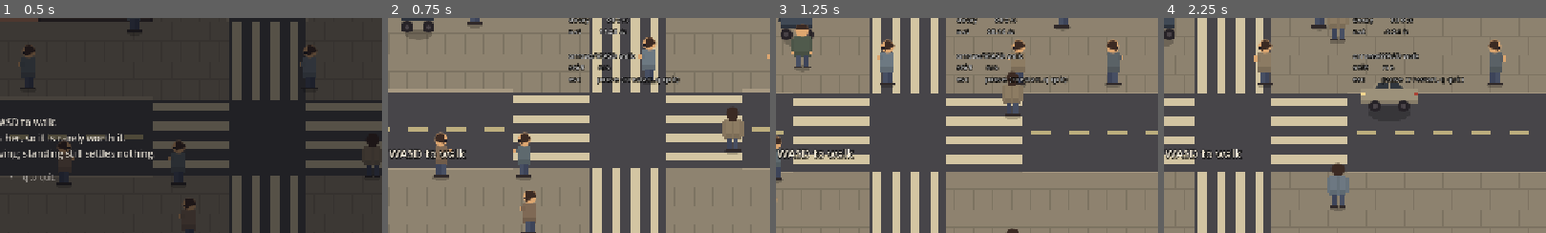
Above: before the commit, frames 1-4 (left to right).
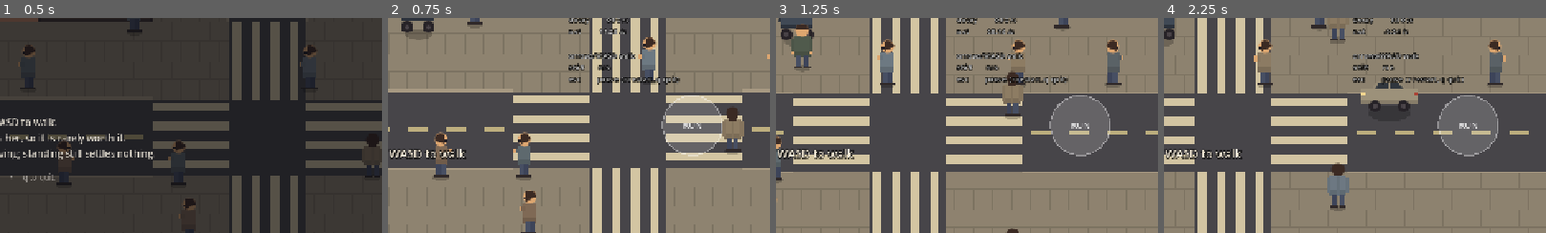
Above: after the commit, the same moments.

Repository: JosuaKrause/nappy
Game: Godot game, scene res://scenes/main.tscn
The game is run twice, just before and just after one commit, with the same random seed, the same clock (stepped at 60 frames per second) and the same inputs.
Inputs (mouse positions are % of the whole screen's width and height, from its top left):
- Up to frame 1 (0.5 s): no input
- Up to frame 2 (0.75 s): tap Enter (ui_accept) at 0.5 s; move the mouse to (72, 45) at 0.52 s; hold Right (move_right) from 0.53 s (still down); hold Shift (run) from 0.53 s (still down); click (72, 45) at 0.67 s
- Up to frame 3 (1.25 s): keep holding Right (move_right); keep holding Shift (run); tap Enter (ui_accept) at 0.77 s
- Up to frame 4 (2.25 s): release Right (move_right) at 1.25 s; release Shift (run) at 1.25 s; drag from (30, 55) to (45, 70) at 1.27 s; move the mouse to (60, 28) at 2.02 s; hold Right (move_right) from 2.03 s (still down); hold P (snapshot) from 2.03 s (still down)
The pictures show only the part of the screen within x 50-100%, y 44-94%; the shares and areas given below are measured in that part.

Frame 1 is identical in both runs. In frame 2, 2.2% of the frame differs, in the area x 71-88%, y 36-65%; in frame 3, 3.4%; in frame 4, 3.4%.

Commit message:
A held run button, and never a stick threshold
Stroller moves toward input_dir * top_speed with the stick's raw deflection, so a partly
pushed stick is already a slower walk -- deriving "running" from a threshold on that same
push would turn the one deliberate act in the game into a gradient a thumb crosses by
accident. Running stays a separate, held button, exactly as Shift already is.

The run button is planted at the mirror position of the stick -- same height, opposite side
of the screen (RUN_CENTRE at (1150, 500) against STICK_CENTRE at (130, 500), both in the
HUD's 1280x720 space) -- and tracked by its own touch index, independent of whichever finger
is on the stick. That is what "holdable while the other thumb steers" actually requires: not
a bigger deadzone, but a button that was never reachable by the same finger doing the
steering in the first place. tools/shot.sh confirms both sit clear of the meters, the
walking lesson and the debug readout with a day actually running.

It shares the stick's shutdown path: TouchControls._release_all() now also releases "run",
so a thumb still on the button when the tree pauses does not run the whole of tomorrow's
opening stride for free.

Co-Authored-By: Claude Opus 5 <noreply@anthropic.com>
Claude-Session: https://claude.ai/code/session_013HH74PrqD79o9NJHcn16EM

Diff:
--- a/src/ui/touch_controls.gd
+++ b/src/ui/touch_controls.gd
@@ -1,17 +1,25 @@
 class_name TouchControls
 extends Control
-## The on-screen stick that makes movement playable with a thumb.
+## The on-screen stick and run button that make the game playable with a thumb.
 ##
-## It presses the same two actions a keyboard does — `Input.action_press("move_left", strength)`
-## and its three siblings — so `Stroller`'s own `Input.get_vector("move_left", "move_right",
-## "move_up", "move_down")` never has to learn where the vector came from. It is already analogue
-## with a 0.2 deadzone in the input map, so a partial deflection is a slower walk exactly the way a
-## half-pressed key never was and a half-tilted stick already is.
+## Both press the same actions a keyboard does — `Input.action_press("move_left", strength)` and
+## its three siblings for the stick, `"run"` held for the button — so `Stroller`'s own
+## `Input.get_vector("move_left", "move_right", "move_up", "move_down")` and
+## `Input.is_action_pressed("run")` never have to learn where either came from. The stick is
+## already analogue with a 0.2 deadzone in the input map, so a partial deflection is a slower walk
+## exactly the way a half-pressed key never was and a half-tilted stick already is.
+##
+## **Running is never the far end of the stick's own push, on purpose.** `Stroller` moves toward
+## `input_dir * top_speed` with the *raw* vector, so a stick threshold would make the one
+## deliberate act in the game — the run key, held — into a gradient a thumb could cross by
+## accident. It is a separate button instead, exactly as `Shift` already is, planted on the
+## opposite side of the screen from the stick: the two are read from independent touch indices, so
+## a thumb steering the stick never has to cross the one holding the button down, and vice versa.
 ##
 ## Drawn overlaying the city rather than in a letterbox bar, because a letterbox bar is outside the
 ## drawable viewport — the two meter bars and the optional goal already occupy the bottom-left and
-## bottom-centre of the HUD, so the stick sits above the meters rather than beside them, out of the
-## way of both.
+## bottom-centre of the HUD, so the stick sits above the meters and the button sits at the matching
+## height on the right, out of the way of both.
 ##
 ## Shown only on a touch device (`TouchInput.available()`) and only while a day is actually being
 ## walked. `get_tree().paused` is the one fact the title screen, the pause and the between-days
@@ -36,12 +44,25 @@
 ## 280px-wide column) rather than beside them, and on the same side a left thumb rests on.
 const STICK_CENTRE := Vector2(130.0, 500.0)
 
+const RUN_RADIUS := 50.0
+## As generous as the stick's own catch radius, for the same reason: a thumb does not land on a
+## button to the pixel.
+const RUN_CATCH_RADIUS := 76.0
+## The mirror of `STICK_CENTRE` — same height, the opposite side of the screen, far enough from the
+## HUD's own `Teach` label (centred, 380px to 900px wide in the same space) that neither the
+## walking lesson nor the optional-goal line ever falls under it.
+const RUN_CENTRE := Vector2(1150.0, 500.0)
+
 var _touch := TouchInput.available()
 
 ## The touch index currently driving the stick, or -1 when nothing is.
 var _stick_touch := -1
 ## Current deflection, each axis in [-1, 1]. `Vector2.ZERO` is centred.
 var _stick_vector := Vector2.ZERO
+## The touch index currently holding the run button, or -1 when nothing is. Tracked independently
+## of the stick's own index, since the whole point of a separate button is that both can be down
+## together.
+var _run_touch := -1
 
 func _ready() -> void:
 	process_mode = Node.PROCESS_MODE_ALWAYS
@@ -70,11 +91,19 @@
 		if _stick_touch == -1 and event.position.distance_to(STICK_CENTRE) <= STICK_CATCH_RADIUS:
 			_stick_touch = event.index
 			_update_stick(event.position)
+		elif _run_touch == -1 and event.position.distance_to(RUN_CENTRE) <= RUN_CATCH_RADIUS:
+			_run_touch = event.index
+			Input.action_press(&"run", 1.0)
+			queue_redraw()
 		return
 	if event.index == _stick_touch:
 		_stick_touch = -1
 		_stick_vector = Vector2.ZERO
 		_apply_stick()
+		queue_redraw()
+	elif event.index == _run_touch:
+		_run_touch = -1
+		Input.action_release(&"run")
 		queue_redraw()
 
 func _on_drag(event: InputEventScreenDrag) -> void:
@@ -106,22 +135,39 @@
 		Input.action_release(negative)
 		Input.action_release(positive)
 
-## Lets go of everything this node might be holding down. Called whenever the stick goes
+## Lets go of everything this node might be holding down. Called whenever the controls go
 ## invisible, for whatever reason, so a finger caught mid-gesture by a pause or a day ending never
-## leaves a direction pressed into the day that follows.
+## leaves a direction — or the run key — pressed into the day that follows.
 func _release_all() -> void:
 	_stick_touch = -1
 	_stick_vector = Vector2.ZERO
+	_run_touch = -1
 	Input.action_release(&"move_left")
 	Input.action_release(&"move_right")
 	Input.action_release(&"move_up")
 	Input.action_release(&"move_down")
+	Input.action_release(&"run")
 
 func _draw() -> void:
 	if not visible:
 		return
+	_draw_stick()
+	_draw_run_button()
+
+func _draw_stick() -> void:
 	draw_circle(STICK_CENTRE, STICK_RADIUS, Color(1.0, 1.0, 1.0, 0.16))
 	draw_arc(STICK_CENTRE, STICK_RADIUS, 0.0, TAU, 32, Color(1.0, 1.0, 1.0, 0.4), 2.0)
 	var knob := STICK_CENTRE + _stick_vector * STICK_RADIUS
 	var held := _stick_touch != -1
 	draw_circle(knob, STICK_KNOB_RADIUS, Color(1.0, 1.0, 1.0, 0.42 if held else 0.28))
+
+func _draw_run_button() -> void:
+	var held := _run_touch != -1
+	draw_circle(RUN_CENTRE, RUN_RADIUS, Color(1.0, 1.0, 1.0, 0.32 if held else 0.16))
+	draw_arc(RUN_CENTRE, RUN_RADIUS, 0.0, TAU, 32, Color(1.0, 1.0, 1.0, 0.4), 2.0)
+	var label := "RUN"
+	var font := ThemeDB.fallback_font
+	var font_size := 15
+	var width := font.get_string_size(label, HORIZONTAL_ALIGNMENT_LEFT, -1, font_size).x
+	draw_string(font, RUN_CENTRE + Vector2(-width * 0.5, font_size * 0.35), label,
+			HORIZONTAL_ALIGNMENT_LEFT, -1, font_size, Color(1.0, 1.0, 1.0, 0.8))
--- a/tests/test_touch.gd
+++ b/tests/test_touch.gd
@@ -1,7 +1,7 @@
 extends RefCounted
-## The on-screen stick, and the two things a screenshot cannot show: that it disappears on the
-## platforms and the screens it must, and that a finger on it presses the same actions a keyboard
-## does.
+## The on-screen stick and run button, and the two things a screenshot cannot show: that they
+## disappear on the platforms and the screens they must, and that a finger on either presses the
+## same actions a keyboard does.
 ##
 ## `_touch` is read once into a member exactly the way `QuitOption.available()` and `hud._debug`
 ## are — a headless test process is never a touch device, so a gate asked of `TouchInput` at each
@@ -14,8 +14,10 @@
 	_test_the_stick_shows_only_on_a_touch_device_with_a_day_running(t)
 	_test_the_stick_presses_the_move_actions(t)
 	_test_hiding_the_stick_releases_everything_it_held(t)
+	_test_the_run_button_holds_run_independently_of_the_stick(t)
+	_test_hiding_the_controls_releases_the_run_button_too(t)
 	t.get_tree().paused = was_paused
-	_release_move_actions()
+	_release_actions()
 
 func _controls(t) -> TouchControls:
 	var controls: TouchControls = TOUCH_CONTROLS.instantiate()
@@ -100,6 +102,50 @@
 
 	controls.queue_free()
 
+## **Never the far end of the stick's own push.** The button is a separate touch index on the
+## opposite side of the screen, so both this and a full stick deflection can be held at once,
+## exactly as `Shift` and an arrow key can — which is the whole reason a stick threshold was
+## rejected: `Stroller` reads the stick's raw deflection, and a threshold on it would have made
+## the one deliberate act in the game a gradient a thumb could cross by accident.
+func _test_the_run_button_holds_run_independently_of_the_stick(t) -> void:
+	var controls := _controls(t)
+	controls.visible = true
+
+	controls._input(_touch_event(0,
+			TouchControls.STICK_CENTRE + Vector2(0.0, -TouchControls.STICK_RADIUS), true))
+	t.check(Input.is_action_pressed("move_up") and not Input.is_action_pressed("run"),
+			"the stick alone does not hold run")
+
+	controls._input(_touch_event(1, TouchControls.RUN_CENTRE, true))
+	t.check(Input.is_action_pressed("run") and Input.is_action_pressed("move_up"),
+			"a second finger on the button holds run alongside the stick's own direction")
+
+	controls._input(_touch_event(1, Vector2.ZERO, false))
+	t.check(not Input.is_action_pressed("run") and Input.is_action_pressed("move_up"),
+			"letting go of the button releases run and leaves the stick alone")
+
+	controls._input(_touch_event(0, Vector2.ZERO, false))
+	controls.queue_free()
+
+## The same guarantee the stick gets, extended to the button: a thumb still holding it down when a
+## day ends must not run the whole of tomorrow's opening stride for free.
+func _test_hiding_the_controls_releases_the_run_button_too(t) -> void:
+	var controls := _controls(t)
+	controls._touch = true
+	t.get_tree().paused = false
+	controls._process(0.0)
+
+	controls._input(_touch_event(0, TouchControls.RUN_CENTRE, true))
+	t.check(Input.is_action_pressed("run"), "the button is holding run")
+
+	t.get_tree().paused = true
+	controls._process(0.0)
+	t.check(not controls.visible, "the controls disappear with the tree paused")
+	t.check(not Input.is_action_pressed("run"),
+			"and run is let go of rather than carried into tomorrow")
+
+	controls.queue_free()
+
 func _touch_event(index: int, position: Vector2, pressed: bool) -> InputEventScreenTouch:
 	var event := InputEventScreenTouch.new()
 	event.index = index
@@ -113,11 +159,12 @@
 	event.position = position
 	return event
 
-## However a check above failed or passed, the four movement actions are global `Input` state —
-## nothing about them is scoped to this suite's own nodes — so a failure that returns early must
-## not leave a direction pressed for whatever test runs next.
-func _release_move_actions() -> void:
+## However a check above failed or passed, the movement actions and `run` are global `Input`
+## state — nothing about them is scoped to this suite's own nodes — so a failure that returns
+## early must not leave one pressed for whatever test runs next.
+func _release_actions() -> void:
 	Input.action_release(&"move_left")
 	Input.action_release(&"move_right")
 	Input.action_release(&"move_up")
 	Input.action_release(&"move_down")
+	Input.action_release(&"run")
